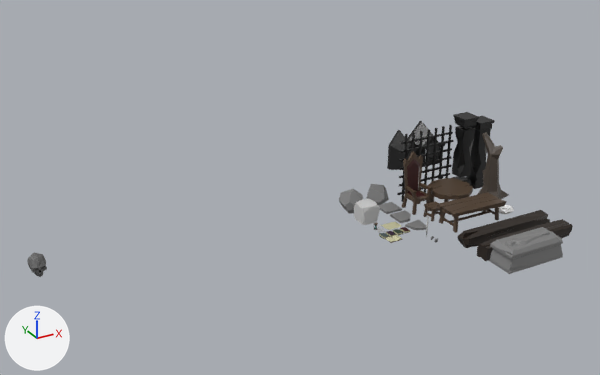
The Blender file Models/scene.blend, before and after one commit.
One viewpoint serves both versions: a camera (50 mm lens) standing at (-29.3, -73.9, 38.7) and looking at (8.4, -5.2, 4.4). Every picture has the same lights, and +X, +Y and +Z are marked at lower left.

Objects in the first picture: 'Bars', 'Grave_Base', 'Grave_Top', 'Opening_Frame_Big', 'Pillar_Square', 'Pillar_Square_Middle', 'Table_Rectangular', 'Table_Round', 'Throne_Simple', 'Tree', 'Wood_Cube', 'Wood_Cylinder'.
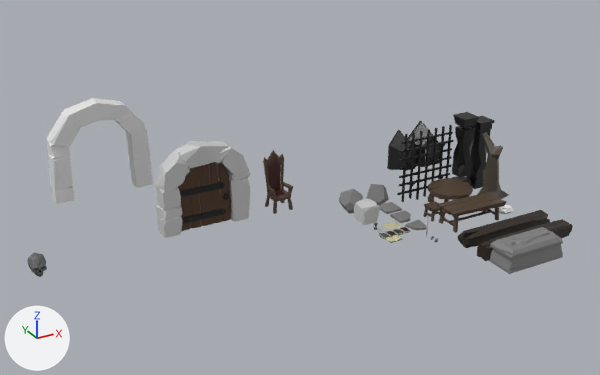
Pixel boxes [x1, y1, x2, y2] of what changed, in the pictures (600 x 375 px):
'DoorEdge', added
    after: [46, 98, 153, 204]
'Door_Frame', added
    after: [156, 141, 251, 238]
    faces in mat_material_015 (picture img_palette_tga_016): [173, 141, 230, 169]
    faces in mat_material_014 (picture img_palette_tga_015): [156, 152, 190, 191]
    faces in mat_material_017 (picture img_palette_tga_018): [229, 178, 250, 221]
    faces in mat_material_016 (picture img_palette_tga_017): [220, 142, 250, 176]
    faces in mat_material_013 (picture img_palette_tga_014): [156, 186, 181, 211]
'Door', added (brown)
    after: [178, 162, 231, 231]
    faces in mat_material_010 (picture img_palette_tga_011): [178, 174, 229, 231]
    faces in mat_material_001 (picture img_palette_tga_003): [199, 163, 213, 226]
    faces in mat_material_009 (picture img_palette_tga_010): [188, 166, 202, 228]
    faces in mat_material_003 (picture img_palette_tga_008): [210, 162, 222, 224]
    faces in mat_material_008 (picture img_palette_tga_009): [220, 163, 231, 222]
'Throne_Simple', moved
    before: [402, 151, 433, 215]
    after: [263, 150, 293, 214]

Edits to the bpy script that builds the scene:
```text
Change ob_throne_simple:
    ob_throne_simple.location: (21.64, -7.66, 0.0) -> (8.58, -0.16, 0.0)
Add ob_door_frame:
    ob_door_frame = bpy.data.objects.new('Door_Frame', me_cube_040)  # 208 vertices, 384 faces; spans x -5.1..4.9, y -1.14..1.1, z -0.06..9.16; in mat_material_011 (picture img_palette_tga_012), mat_material_012 (picture img_palette_tga_013), mat_material_013 (picture img_palette_tga_014), mat_material_014 (picture img_palette_tga_015), mat_material_015 (picture img_palette_tga_016), mat_material_016 (picture img_palette_tga_017), mat_material_017 (picture img_palette_tga_018), mat_material_018 (picture img_palette_tga_019)
    ob_door_frame.location = (0.0, 0.0, 0.0)
Add ob_dooredge:
    ob_dooredge = bpy.data.objects.new('DoorEdge', me_cube_039)  # 123 vertices, 100 faces; spans x -5.69..5.48, y -1.14..1.2, z 0.0..10.82
    ob_dooredge.location = (-6.87, 13.53, 0.0)
Add ob_door:
    ob_door = bpy.data.objects.new('Door', me_cube_035)  # 317 vertices, 464 faces; spans x -2.96..2.88, y -0.69..0.64, z 0.0..7.17; in mat_material_010 (picture img_palette_tga_011), mat_material_001 (picture img_palette_tga_003), mat_material_003 (picture img_palette_tga_008), mat_material_008 (picture img_palette_tga_009), mat_material_009 (picture img_palette_tga_010)
    ob_door.location = (0.0, 0.0, 0.0)
```
